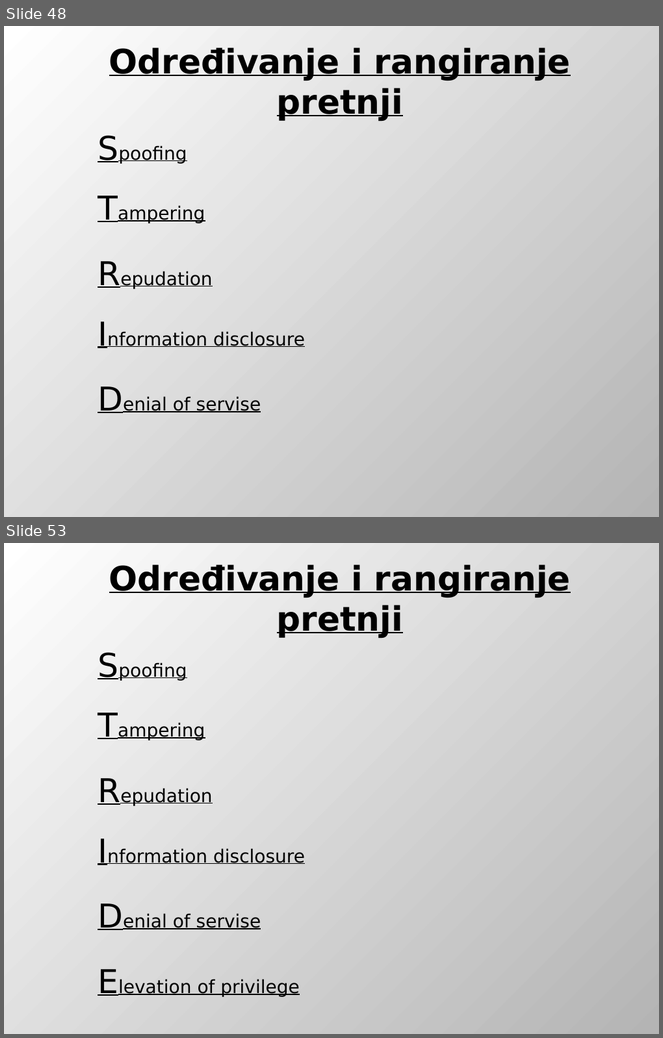
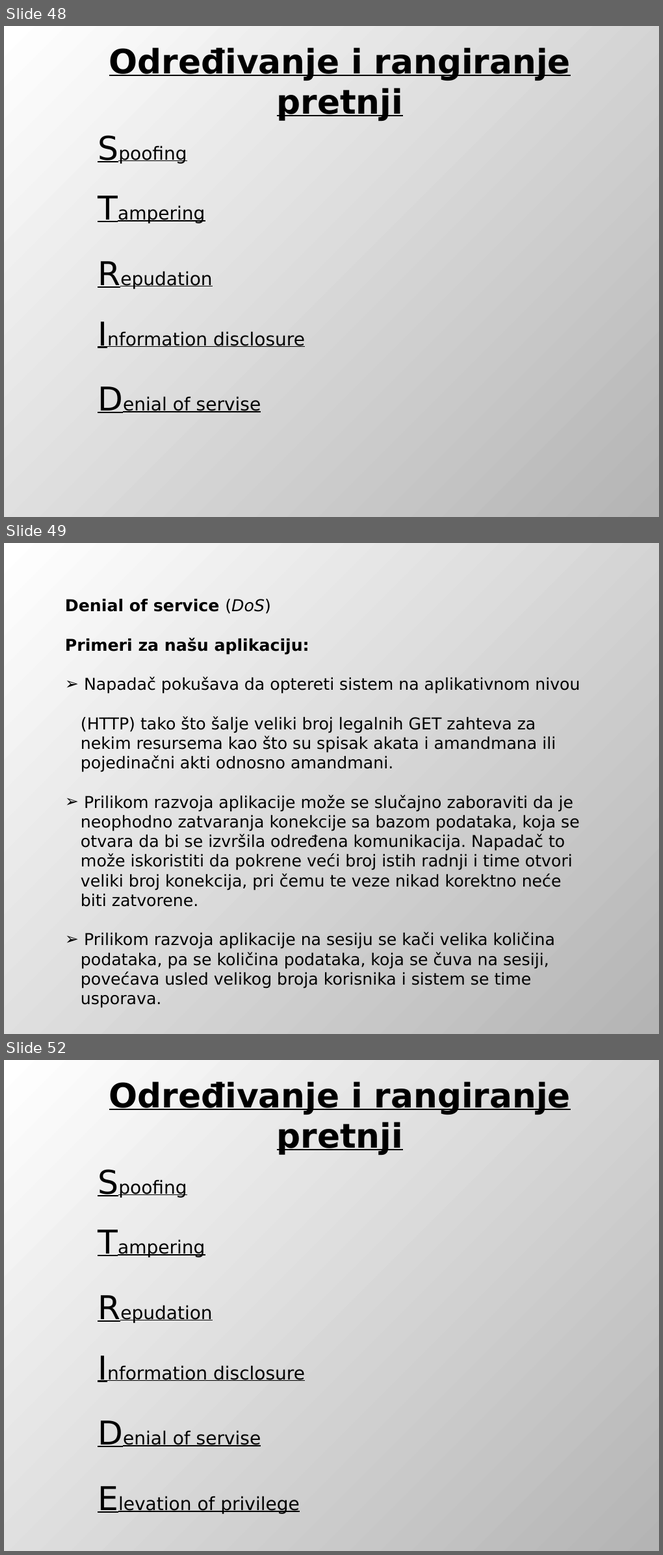
Before and after one commit to DejanUrosevic/XML-Projekat, a slide deck: Model Pretnji.pptx. Shown one above the other, each under a label of ours: slides 48 and 53 before the commit, slides 48, 49 and 52 after it; the slides between them are not shown. The pictures are 663x1038 and 663x1555 pixels, drawn with LibreOffice and Linux fonts; fonts in the diff are those of the drawing. Boxes give left, top, right and bottom in pixels: in the first picture for what was removed or moved away, otherwise in the second. Text is boxed around its words. In the diff, an @@ line names an element or a change of style, - is before the commit and + after.

Commit message:
Ubacen DoS napad u prezentaciju...

```diff
--- a/Model Pretnji.pptx
+++ b/Model Pretnji.pptx
@@ slide 49 added at (4, 543, 659, 1034), background gradient #FFFFFF to #B4B4B4 @@
@@ text added at (65, 599, 580, 989), 18 pt, text #000000 @@
+Denial of service (DoS)
+Primeri za našu aplikaciju:
+➢ Napadač pokušava da optereti sistem na aplikativnom nivou
+(HTTP) tako što šalje veliki broj legalnih GET zahteva za
+nekim resursema kao što su spisak akata i amandmana ili
+pojedinačni akti odnosno amandmani.
+➢ Prilikom razvoja aplikacije može se slučajno zaboraviti da je
+neophodno zatvaranja konekcije sa bazom podataka, koja se
+otvara da bi se izvršila određena komunikacija. Napadač to
+može iskoristiti da pokrene veći broj istih radnji i time otvori
+veliki broj konekcija, pri čemu te veze nikad korektno neće
+biti zatvorene.
+➢ Prilikom razvoja aplikacije na sesiju se kači velika količina
+podataka, pa se količina podataka, koja se čuva na sesiji,
+povećava usled velikog broja korisnika i sistem se time
+usporava.
@@ what was slide 53 is now slide 52 @@
```
Also in this commit, not shown: 2 slides changed, 1 other slide added, 3 slides removed.
